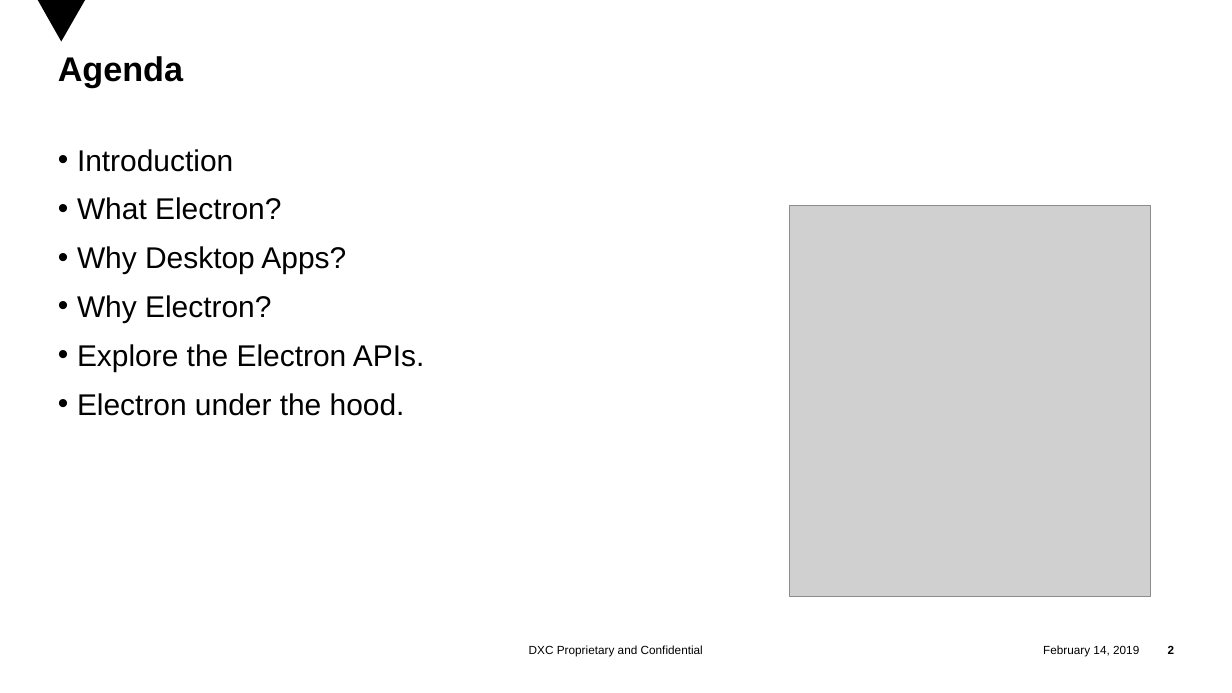
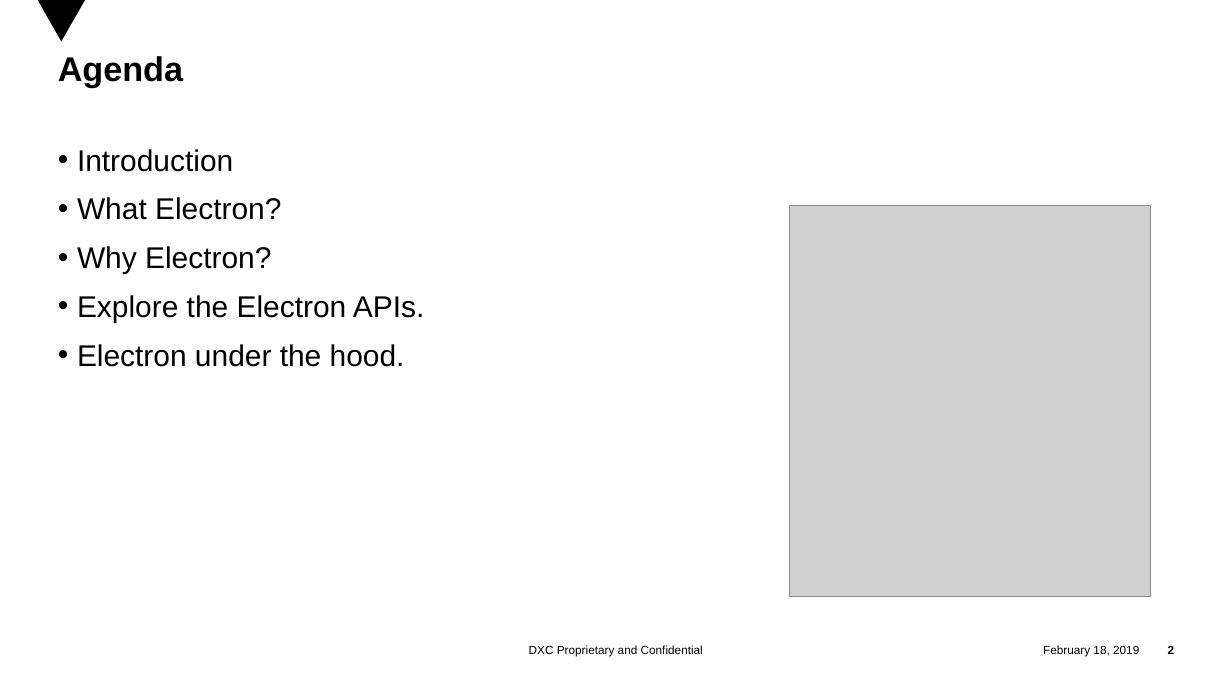
Before and after one commit to trtquan/electron, a slide deck: slide 2 of Electron.pptx. Drawn at 1232x693 pixels with LibreOffice and Linux fonts; fonts in the diff are those of the drawing; grey boxes stand for pictures; background and template pictures are left out. Boxes give left, top, right and bottom in pixels: in the first picture for what was removed or moved away, otherwise in the second. Text is boxed around its words. In the diff, an @@ line names an element or a change of style, - is before the commit and + after.

```diff
--- a/Electron.pptx
+++ b/Electron.pptx
@@ text at (x1=77, y1=246, x2=346, y2=274): paragraph removed @@
-• Why Desktop Apps?
@@ text at (x1=1043, y1=645, x2=1139, y2=657): text changed @@
-February 14, 2019
+February 18, 2019
```
Also in this commit, not shown: 16 other slides changed, 2 slides added, 2 slides removed.
